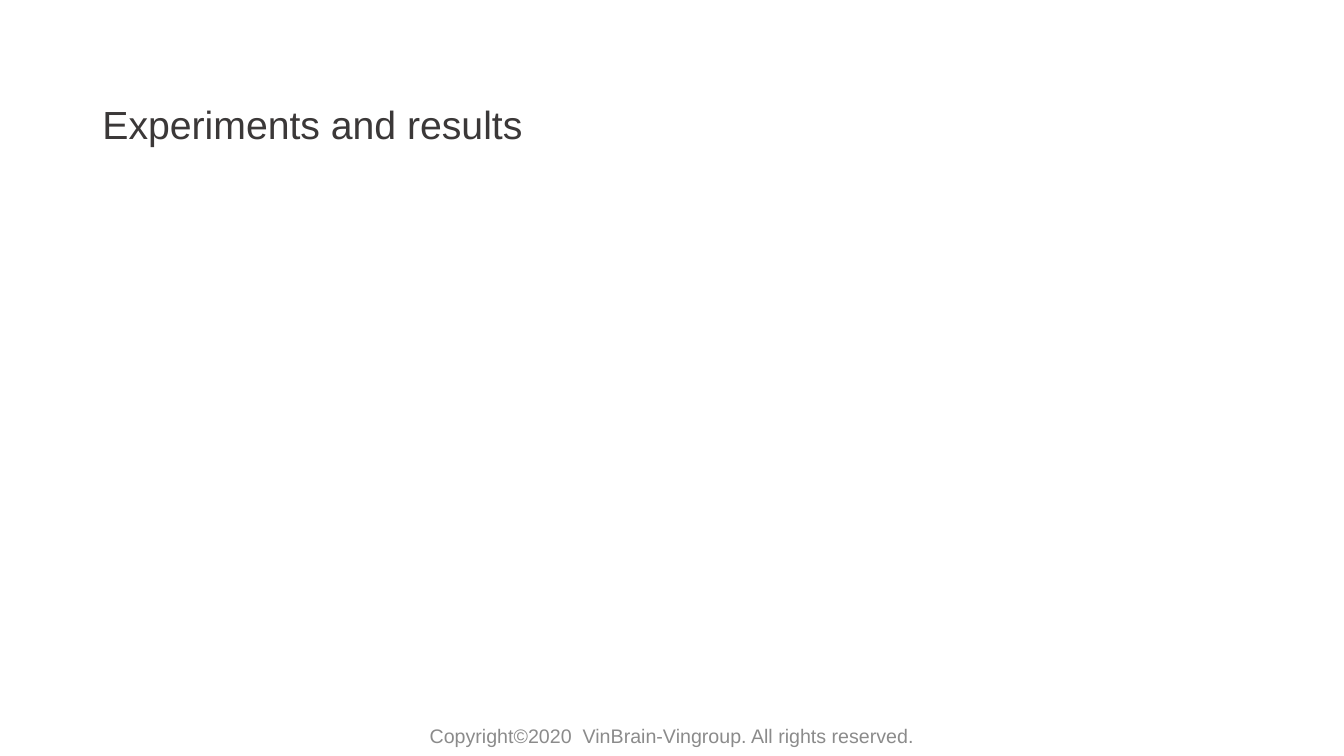
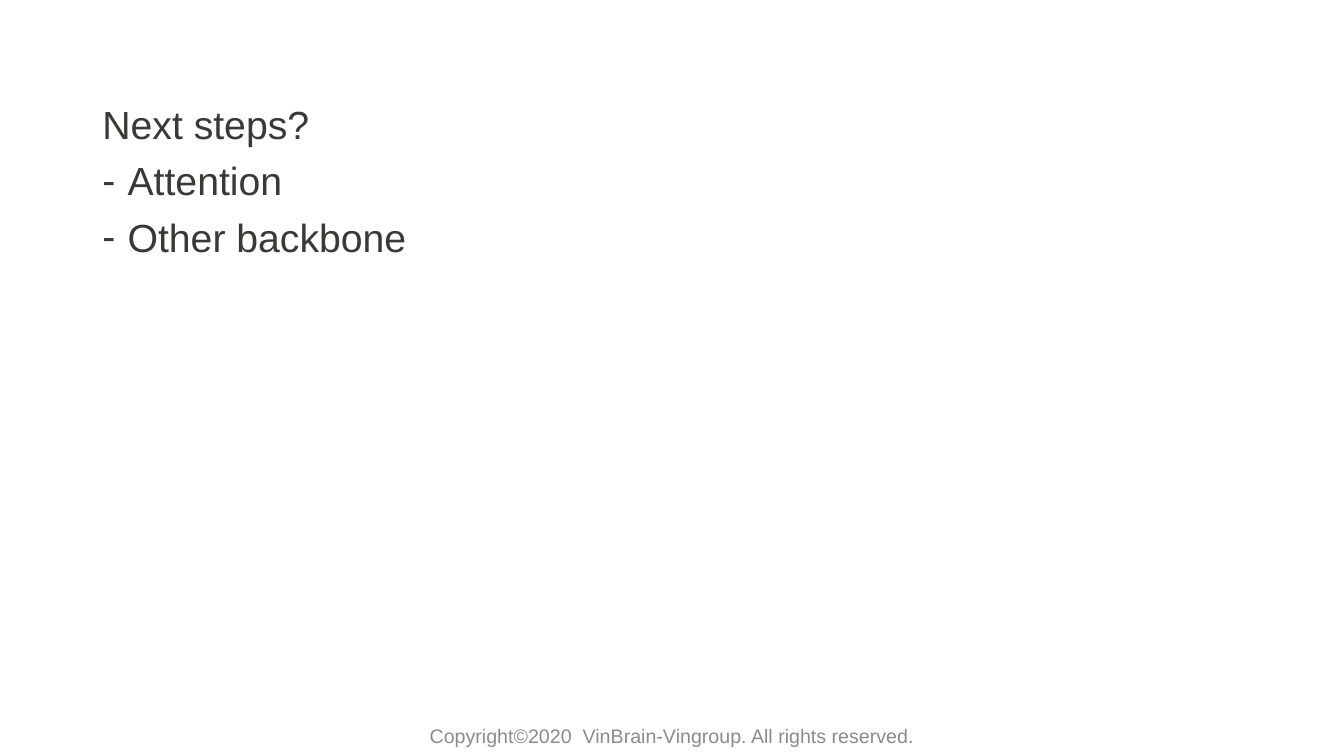
Before and after one commit to huyentls1114/vinbrain-internship, a slide deck: slide 15 of mid_term/mid_term.pptx (slide 9 before the commit). Drawn at 1344x756 pixels with LibreOffice and Linux fonts; fonts in the diff are those of the drawing; background and template pictures are left out. Boxes give left, top, right and bottom in pixels: in the first picture for what was removed or moved away, otherwise in the second. Text is boxed around its words. In the diff, an @@ line names an element or a change of style, - is before the commit and + after.

```diff
--- a/mid_term/mid_term.pptx
+++ b/mid_term/mid_term.pptx
@@ text at <box>102,111,406,253</box>: text changed @@
-Experiments and results
+Next steps?
+– Attention
+– Other backbone
```
Also in this commit, not shown: 7 other slides changed, 6 slides added, 2 other files.
